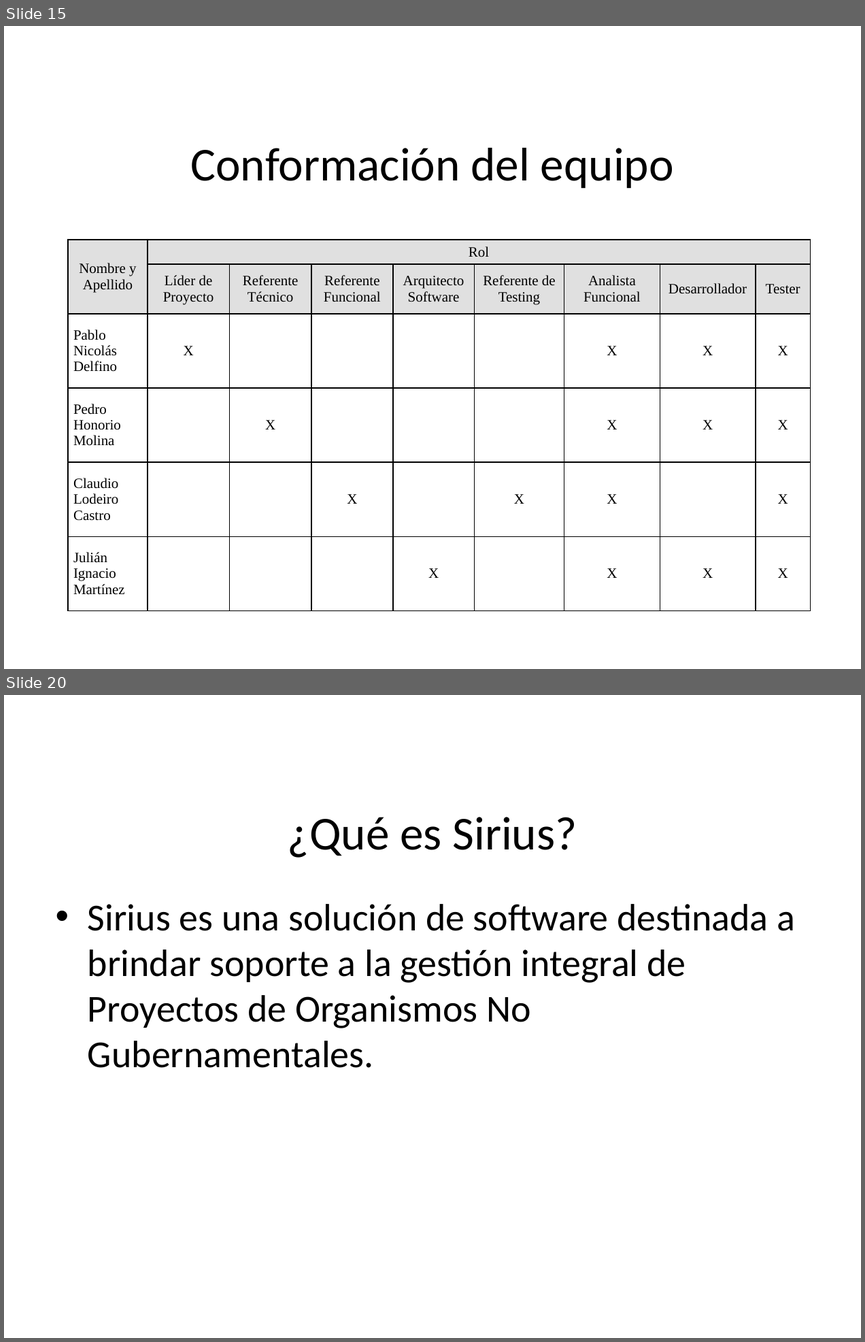
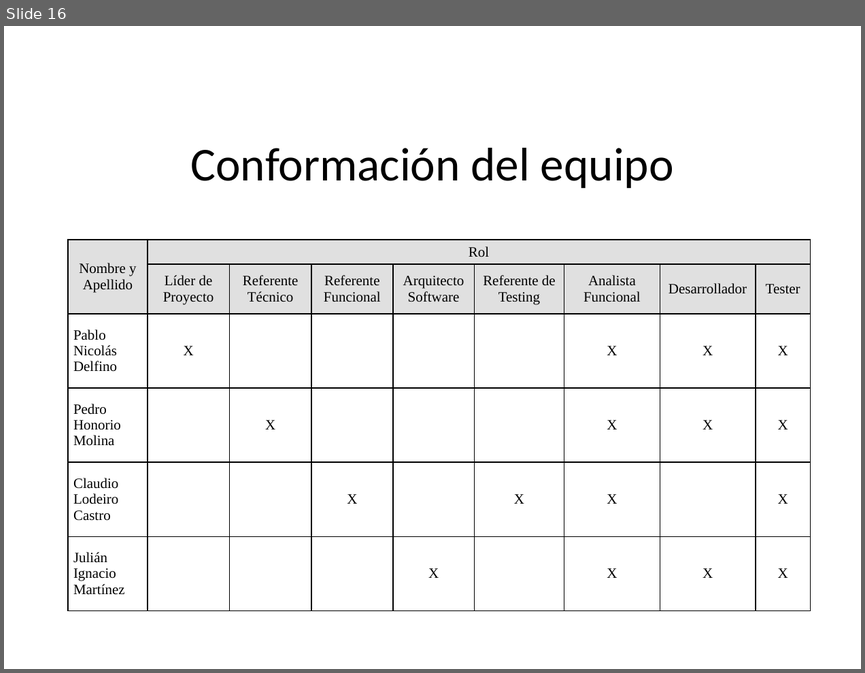
Before and after one commit to pedrohmolina/admin-ong, a slide deck: Documentacion/Presentacion/Presentacion Sirius.pptx. Shown one above the other, each under a label of ours: slides 15 and 20 before the commit, slide 16 after it; the slides between them are not shown. The pictures are 865x1342 and 865x673 pixels, drawn with LibreOffice and Linux fonts; fonts in the diff are those of the drawing; background and template pictures are left out. Boxes give left, top, right and bottom in pixels: in the first picture for what was removed or moved away, otherwise in the second. Text is boxed around its words. In the diff, an @@ line names an element or a change of style, - is before the commit and + after.

```diff
--- a/Documentacion/Presentacion/Presentacion Sirius.pptx
+++ b/Documentacion/Presentacion/Presentacion Sirius.pptx
@@ slide 20 removed at (x1=4, y1=695, x2=861, y2=1338), background picture (left out) @@
@@ title removed at (x1=288, y1=817, x2=577, y2=858) @@
-¿Qué es Sirius?
@@ text removed at (x1=88, y1=904, x2=795, y2=1068) @@
-• Sirius es una solución de software destinada a brindar soporte a la gestión integral de Proyectos de Organismos No Gubernamentales.
@@ what was slide 15 is now slide 16 @@
```
Also in this commit, not shown: 11 slides changed, 8 slides added, 6 other slides removed.
